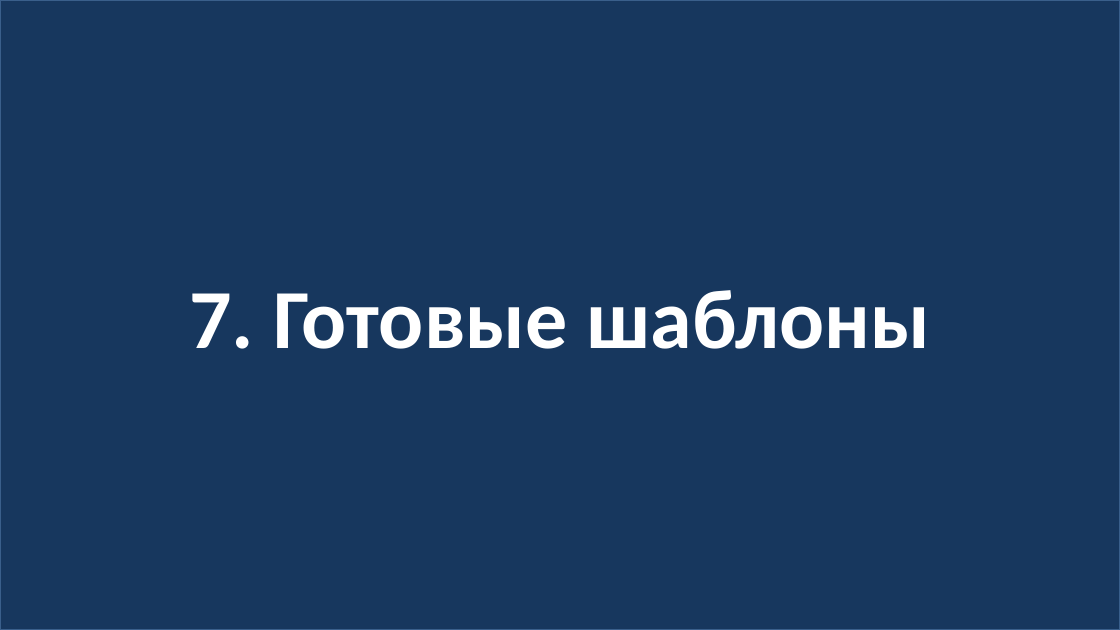
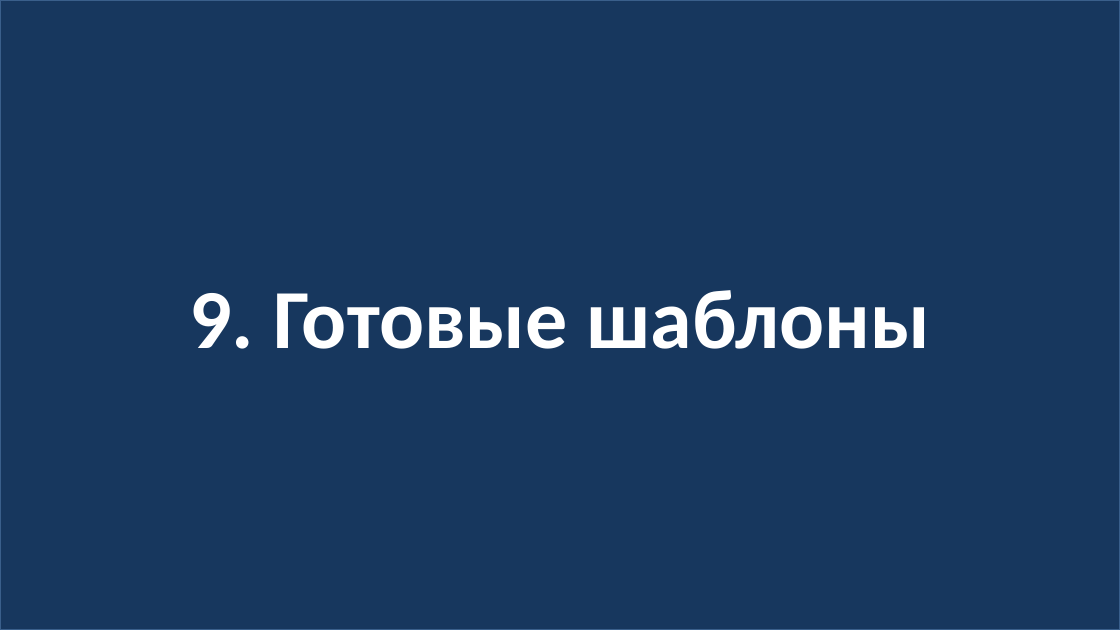
Before and after one commit to web40-ortdnipro/lesson16, a slide deck: slide 24 of lesson16.pptx (slide 28 before the commit). Drawn at 1120x630 pixels with LibreOffice and Linux fonts; fonts in the diff are those of the drawing. Boxes give left, top, right and bottom in pixels: in the first picture for what was removed or moved away, otherwise in the second. Text is boxed around its words. In the diff, an @@ line names an element or a change of style, - is before the commit and + after.

```diff
--- a/lesson16.pptx
+++ b/lesson16.pptx
@@ text in rectangle at (189,290,930,349): text changed @@
-7. Готовые шаблоны
+9. Готовые шаблоны
```
Also in this commit, not shown: 5 other slides changed, 4 slides removed, 1 other file.
